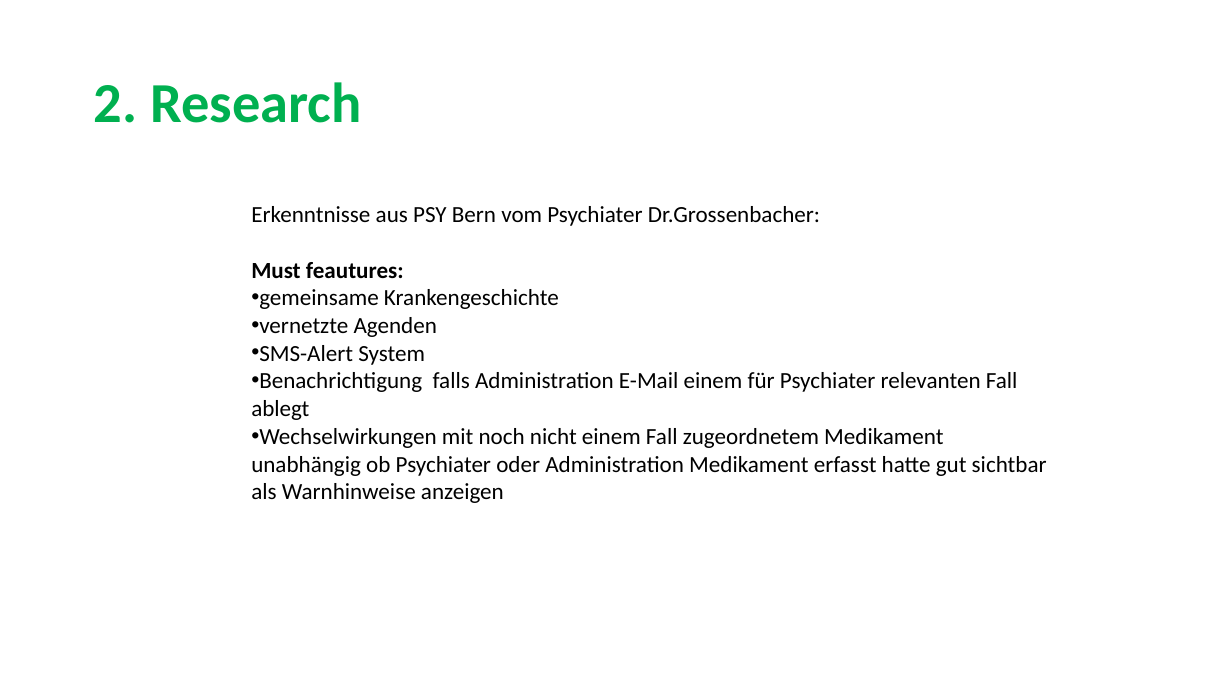
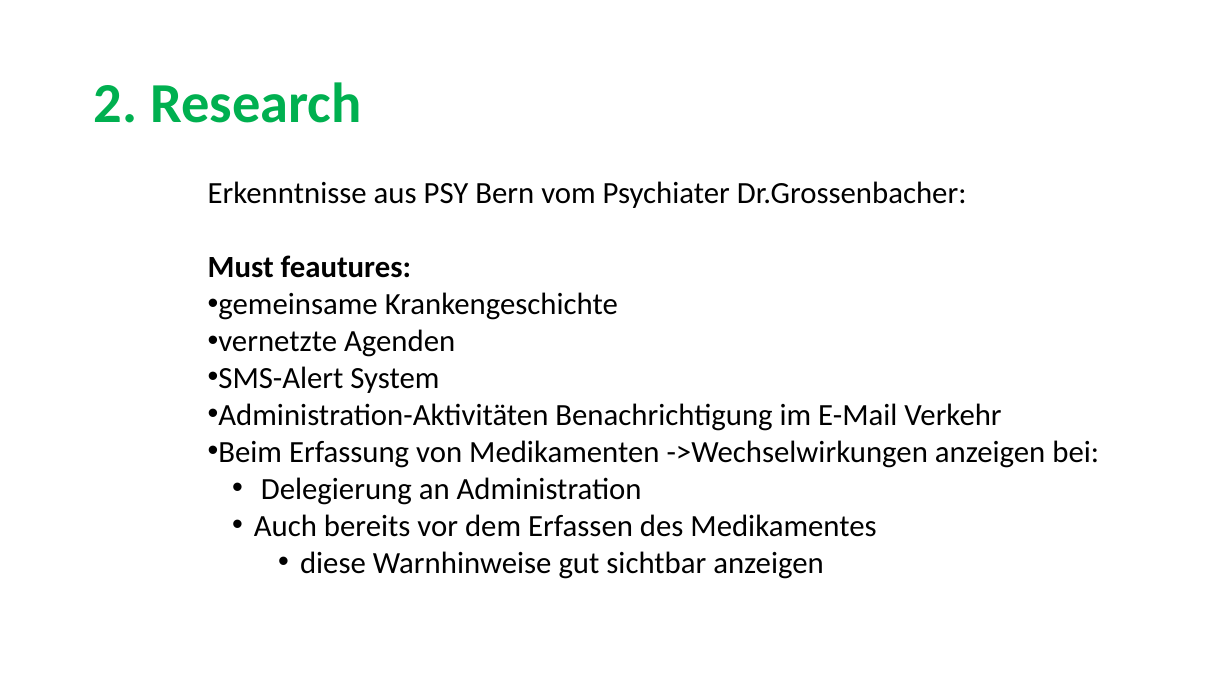
Before and after one commit to sarahmele/ch.bfh.btx8081.w2015.green, a slide deck: slide 6 of doc/task03/Task3.pptx. Drawn at 1232x693 pixels with LibreOffice and Linux fonts; fonts in the diff are those of the drawing. Boxes give left, top, right and bottom in pixels: in the first picture for what was removed or moved away, otherwise in the second. Text is boxed around its words. In the diff, an @@ line names an element or a change of style, - is before the commit and + after.

Commit message:
update presentation

```diff
--- a/doc/task03/Task3.pptx
+++ b/doc/task03/Task3.pptx
@@ text "Erkenntnisse aus PSY Bern vom ...": place and size @@
-text "Erkenntnisse aus PSY Bern vom ..." at (251, 206, 1047, 503)
+text "Erkenntnisse aus PSY Bern vom ..." at (208, 181, 1099, 579)
@@ text at (208, 181, 967, 393): size 18 to 24 pt in "Erkenntnisse aus PSY Bern vom Psychiater Dr.Grossenbacher:", "Must feautures:", "gemeinsame Krankengeschichte", "vernetzte Agenden" and 1 more places @@
@@ text at (218, 403, 1099, 579): text changed; size 18 to 24 pt @@
-• Benachrichtigung falls Administration E-Mail einem für Psychiater relevanten Fall ablegt
-• Wechselwirkungen mit noch nicht einem Fall zugeordnetem Medikament unabhängig ob Psychiater oder Administration Medikament erfasst hatte gut sichtbar als Warnhinweise anzeigen
+• Administration-Aktivitäten Benachrichtigung im E-Mail Verkehr
+• Beim Erfassung von Medikamenten ->Wechselwirkungen anzeigen bei:
+  • Delegierung an Administration
+  • Auch bereits vor dem Erfassen des Medikamentes
+    • diese Warnhinweise gut sichtbar anzeigen
```
Also in this commit, not shown: 8 other slides changed.
